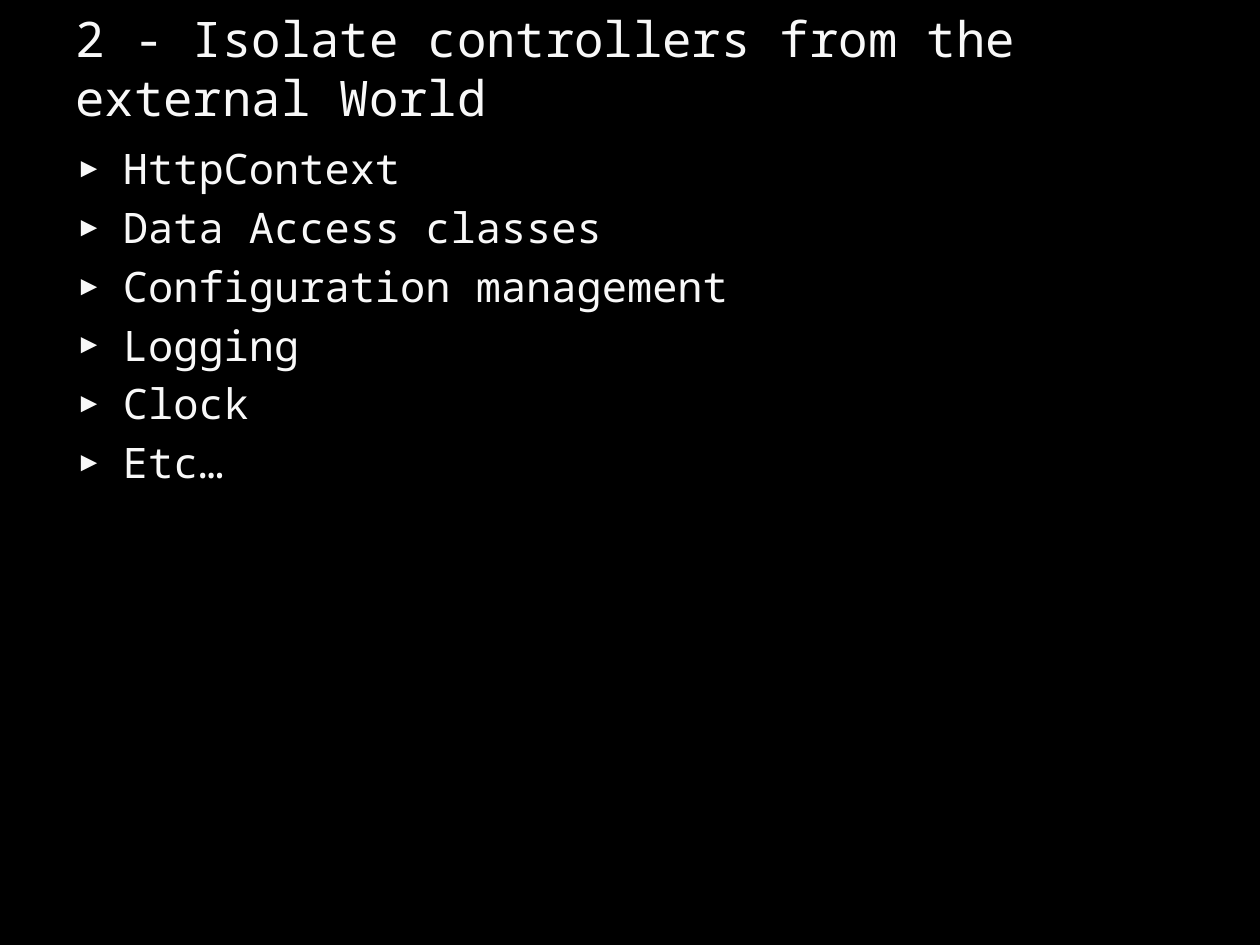
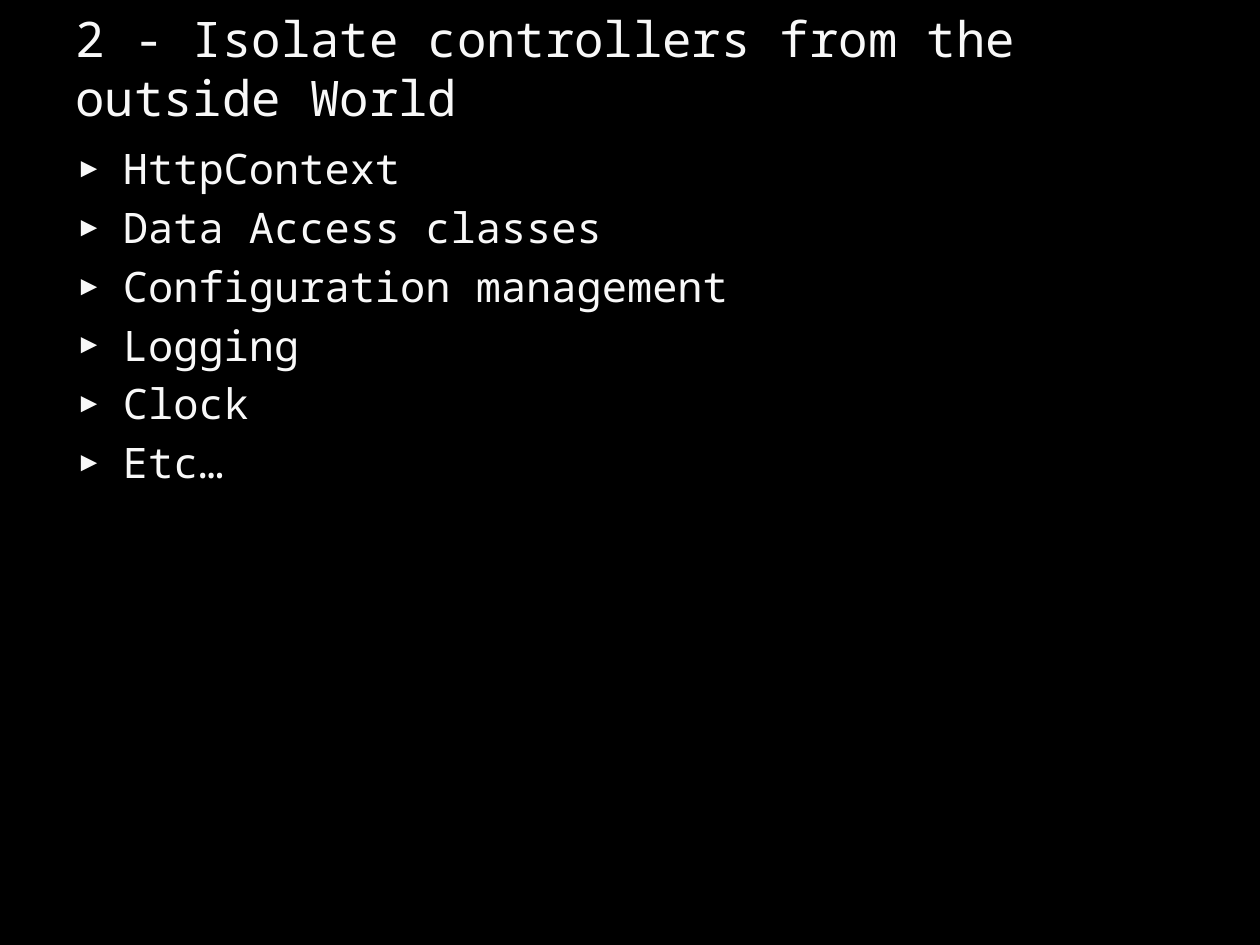
Before and after one commit to aragorn55/codeclimber, a slide deck: slide 11 of CommunityTalks/October 09 - DotNetRomaCesta/ASPNET MVC Framework - Best Practices - ENG.pptx. Drawn at 1260x945 pixels with LibreOffice and Linux fonts; fonts in the diff are those of the drawing. Boxes give left, top, right and bottom in pixels: in the first picture for what was removed or moved away, otherwise in the second. Text is boxed around its words. In the diff, an @@ line names an element or a change of style, - is before the commit and + after.

```diff
--- a/CommunityTalks/October 09 - DotNetRomaCesta/ASPNET MVC Framework - Best Practices - ENG.pptx
+++ b/CommunityTalks/October 09 - DotNetRomaCesta/ASPNET MVC Framework - Best Practices - ENG.pptx
@@ title at (76, 19, 1015, 117): text changed @@
-2 - Isolate controllers from the external World
+2 - Isolate controllers from the outside World
```
Also in this commit, not shown: 8 other slides changed.
